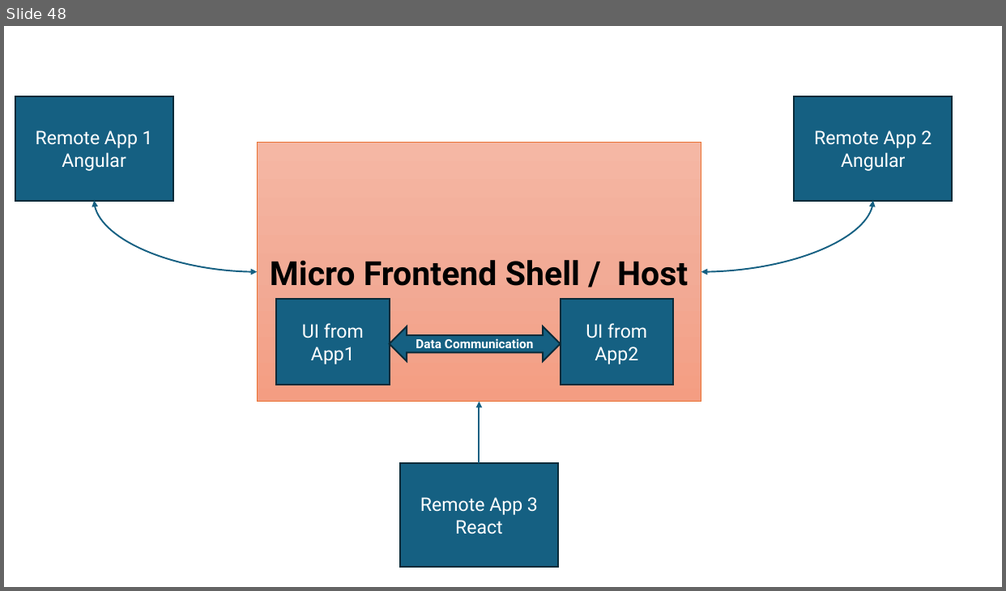
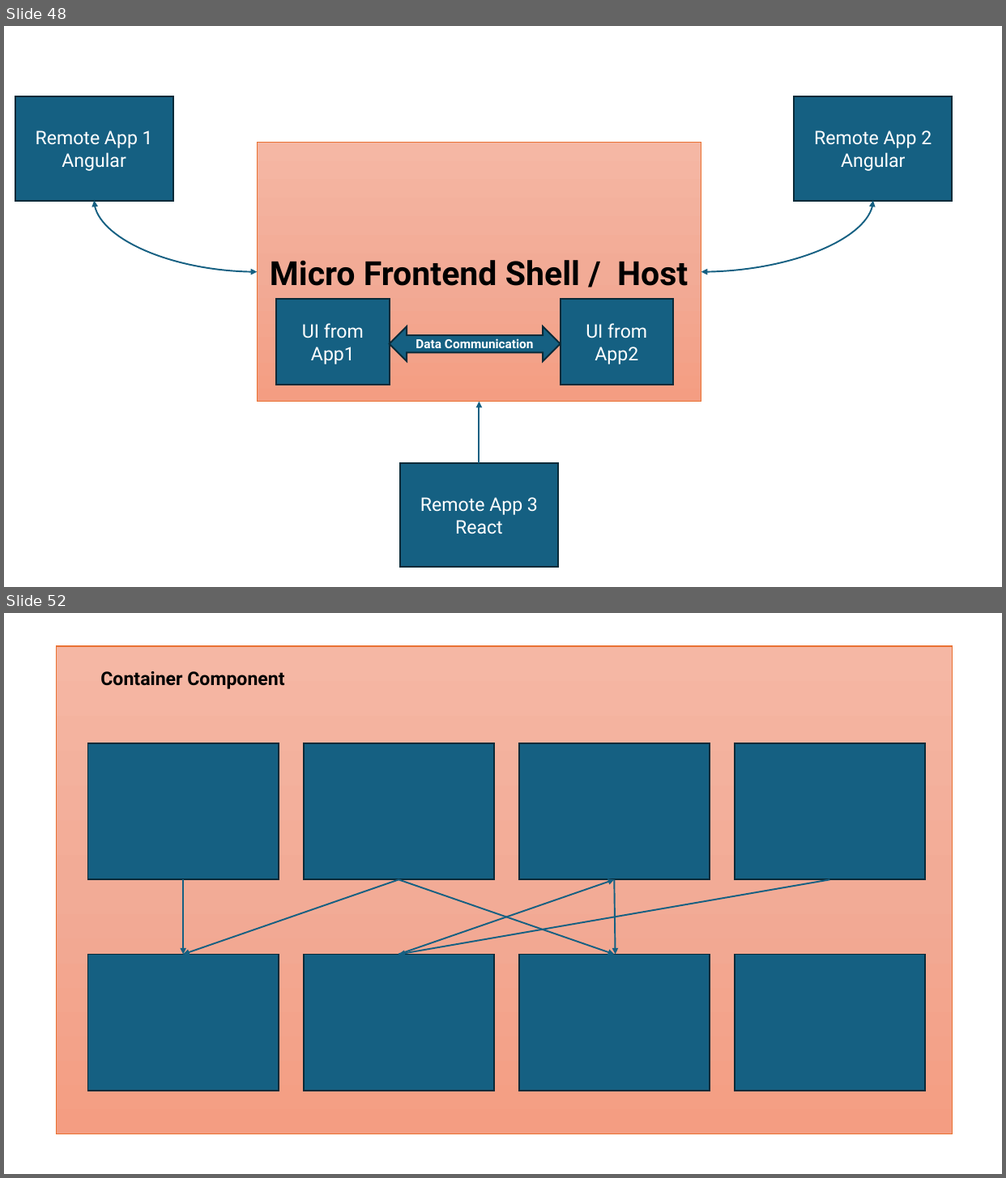
Before and after one commit to maheshsabnis/ng17guard, a slide deck: my-ng-app/Angular_Training_Images.pptx. Shown one above the other, each under a label of ours: slide 48 before the commit, slides 48 and 52 after it; the slides between them are not shown. The pictures are 1006x591 and 1006x1178 pixels, drawn with LibreOffice and Linux fonts; fonts in the diff are those of the drawing. Boxes give left, top, right and bottom in pixels: in the first picture for what was removed or moved away, otherwise in the second. Text is boxed around its words. In the diff, an @@ line names an element or a change of style, - is before the commit and + after.

```diff
--- a/my-ng-app/Angular_Training_Images.pptx
+++ b/my-ng-app/Angular_Training_Images.pptx
@@ slide 52 added at <box>4,613,1002,1174</box>, background #FFFFFF @@
@@ rectangle added at <box>56,646,952,1134</box>, fill gradient #F5B8A5 to #F2AB96 to #F59E82, outline #E97132 1 pt @@
@@ text added at <box>100,671,284,689</box>, 18 pt, text #000000, bold @@
+Container Component
@@ rectangle added at <box>88,743,279,879</box>, fill #156082, outline #092A39 1.5 pt @@
@@ rectangle added at <box>304,743,494,879</box>, fill #156082, outline #092A39 1.5 pt @@
@@ rectangle added at <box>519,743,710,879</box>, fill #156082, outline #092A39 1.5 pt @@
@@ rectangle added at <box>735,743,926,879</box>, fill #156082, outline #092A39 1.5 pt @@
@@ arrow added from (398, 879) to (183, 954), #156082 1.5 pt @@
@@ arrow added from (183, 879) to (183, 954), #156082 1.5 pt @@
@@ arrow added from (829, 879) to (398, 954), #156082 1.5 pt @@
@@ arrow added from (398, 879) to (614, 954), #156082 1.5 pt @@
@@ arrow added from (398, 954) to (614, 879), #156082 1.5 pt @@
@@ arrow added from (614, 879) to (616, 954), #156082 1.5 pt @@
@@ rectangle added at <box>88,954,279,1091</box>, fill #156082, outline #092A39 1.5 pt @@
@@ rectangle added at <box>304,954,494,1091</box>, fill #156082, outline #092A39 1.5 pt @@
@@ rectangle added at <box>519,954,710,1091</box>, fill #156082, outline #092A39 1.5 pt @@
@@ rectangle added at <box>735,954,926,1091</box>, fill #156082, outline #092A39 1.5 pt @@
```
Also in this commit, not shown: 5 other slides added, 1 other file.
